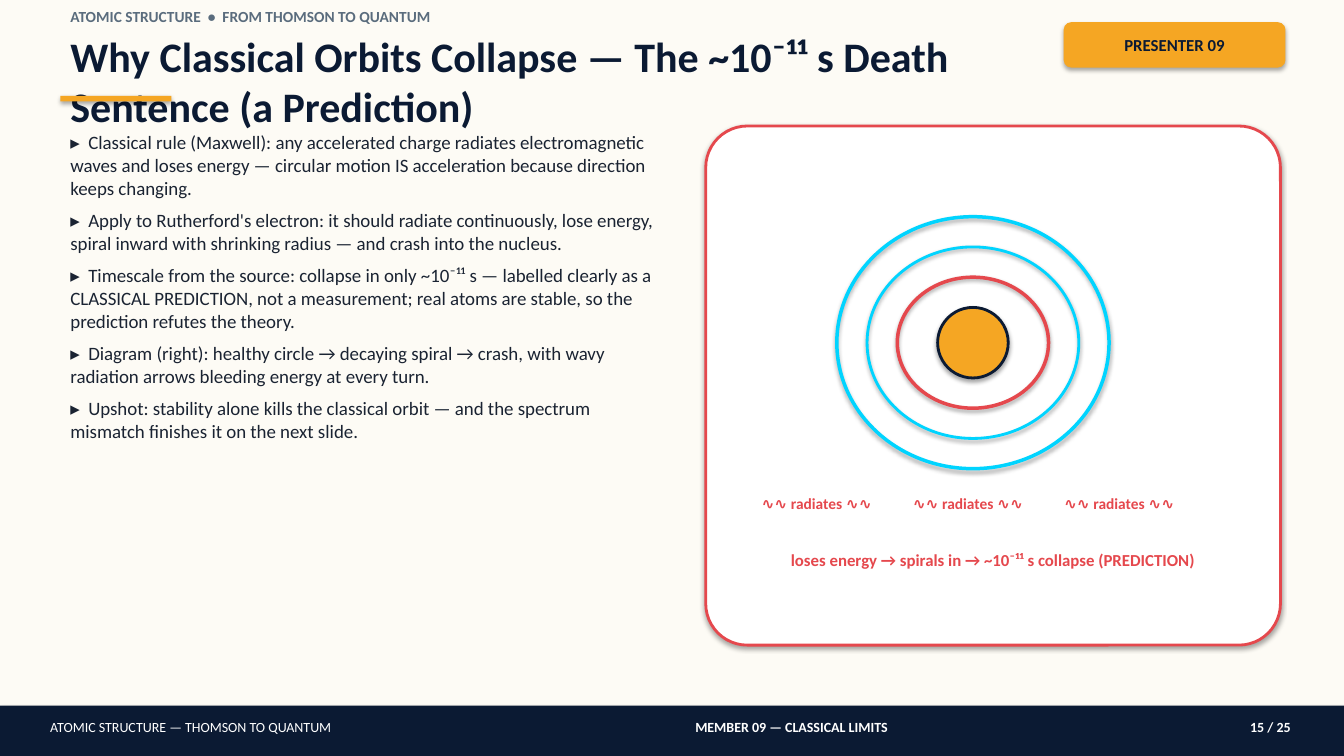
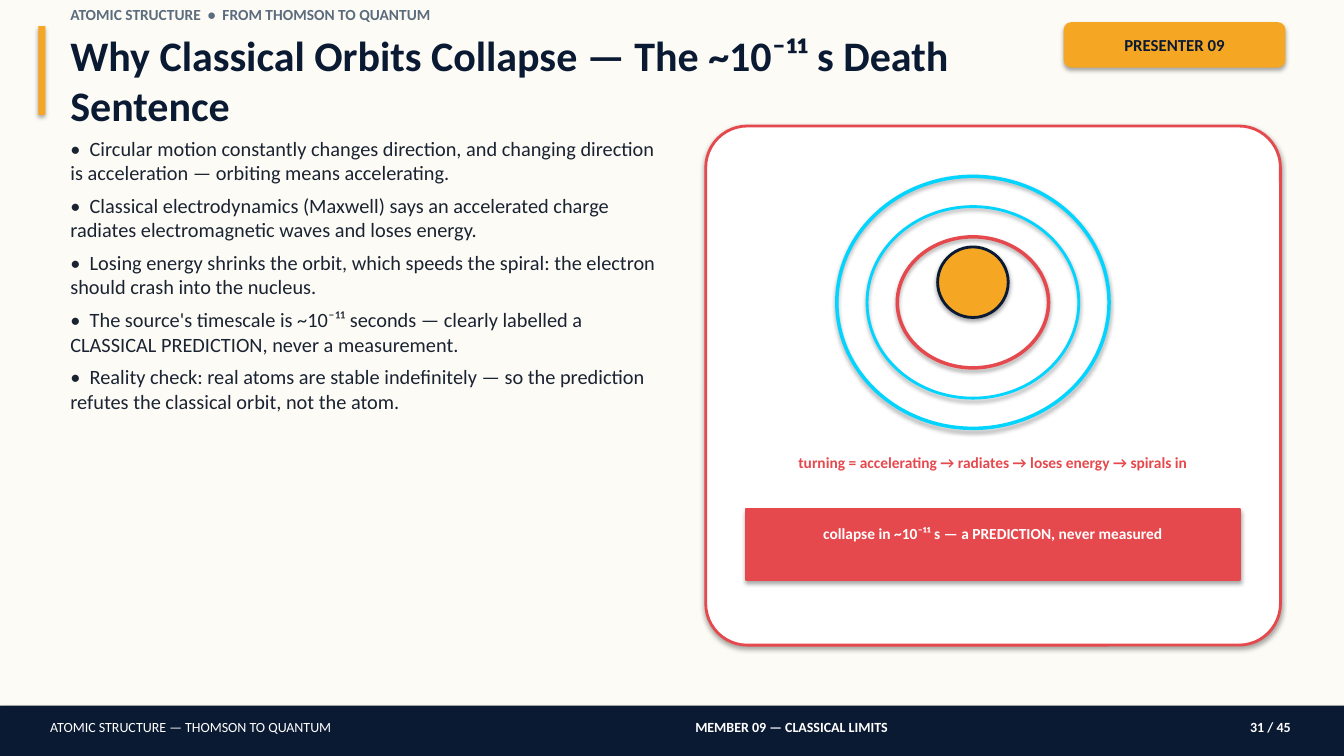
Before and after one commit to amithsharma91/big-boss-command-center, a slide deck: slide 31 of atomic-structure-presentation/Atomic_Structure_Detailed_Presentation.pptx (slide 15 before the commit). Drawn at 1344x756 pixels with LibreOffice and Linux fonts; fonts in the diff are those of the drawing. Boxes give left, top, right and bottom in pixels: in the first picture for what was removed or moved away, otherwise in the second. Text is boxed around its words. In the diff, an @@ line names an element or a change of style, - is before the commit and + after.

```diff
--- a/atomic-structure-presentation/Atomic_Structure_Detailed_Presentation.pptx
+++ b/atomic-structure-presentation/Atomic_Structure_Detailed_Presentation.pptx
@@ rectangle added at bbox=[38, 26, 45, 115], fill #F5A623 @@
@@ text at bbox=[70, 38, 948, 122]: text changed @@
-Why Classical Orbits Collapse — The ~10⁻¹¹ s Death Sentence (a Prediction)
+Why Classical Orbits Collapse — The ~10⁻¹¹ s Death Sentence
@@ rectangle removed at bbox=[60, 96, 171, 102] @@
@@ text at bbox=[70, 142, 655, 412]: text changed; size 13.5 to 14.5 pt @@
-▸ Classical rule (Maxwell): any accelerated charge radiates electromagnetic waves and loses energy — circular motion IS acceleration because direction keeps changing.
-▸ Apply to Rutherford's electron: it should radiate continuously, lose energy, spiral inward with shrinking radius — and crash into the nucleus.
-▸ Timescale from the source: collapse in only ~10⁻¹¹ s — labelled clearly as a CLASSICAL PREDICTION, not a measurement; real atoms are stable, so the prediction refutes the theory.
-▸ Diagram (right): healthy circle → decaying spiral → crash, with wavy radiation arrows bleeding energy at every turn.
-▸ Upshot: stability alone kills the classical orbit — and the spectrum mismatch finishes it on the next slide.
+• Circular motion constantly changes direction, and changing direction is acceleration — orbiting means accelerating.
+• Classical electrodynamics (Maxwell) says an accelerated charge radiates electromagnetic waves and loses energy.
+• Losing energy shrinks the orbit, which speeds the spiral: the electron should crash into the nucleus.
+• The source's timescale is ~10⁻¹¹ seconds — clearly labelled a CLASSICAL PREDICTION, never a measurement.
+• Reality check: real atoms are stable indefinitely — so the prediction refutes the classical orbit, not the atom.
@@ 3 ellipses: place and size @@
-3 ellipses at bbox=[837, 217, 1109, 469]
+3 ellipses at bbox=[837, 176, 1109, 429]
@@ ellipse: place and size @@
-ellipse at bbox=[938, 308, 1008, 378]
+ellipse at bbox=[938, 247, 1008, 318]
@@ text at bbox=[798, 457, 1187, 471]: text changed @@
-∿∿ radiates ∿∿
+turning = accelerating → radiates → loses energy → spirals in
@@ rectangle added at bbox=[746, 509, 1240, 580], fill #E5484D, outline #E5484D 1.5 pt @@
@@ text removed at bbox=[942, 498, 993, 509] @@
-∿∿ radiates ∿∿
@@ text removed at bbox=[1093, 498, 1144, 509] @@
-∿∿ radiates ∿∿
@@ text at bbox=[823, 527, 1163, 542]: text changed; size 12 to 11 pt; text colour #E5484D to #FFFFFF @@
-loses energy → spirals in → ~10⁻¹¹ s collapse (PREDICTION)
+collapse in ~10⁻¹¹ s — a PREDICTION, never measured
@@ text at bbox=[1250, 723, 1291, 732]: text changed @@
-15 / 25
+31 / 45
```
Also in this commit, not shown: 21 other slides changed, 23 slides added, 3 slides removed, 6 other files.
